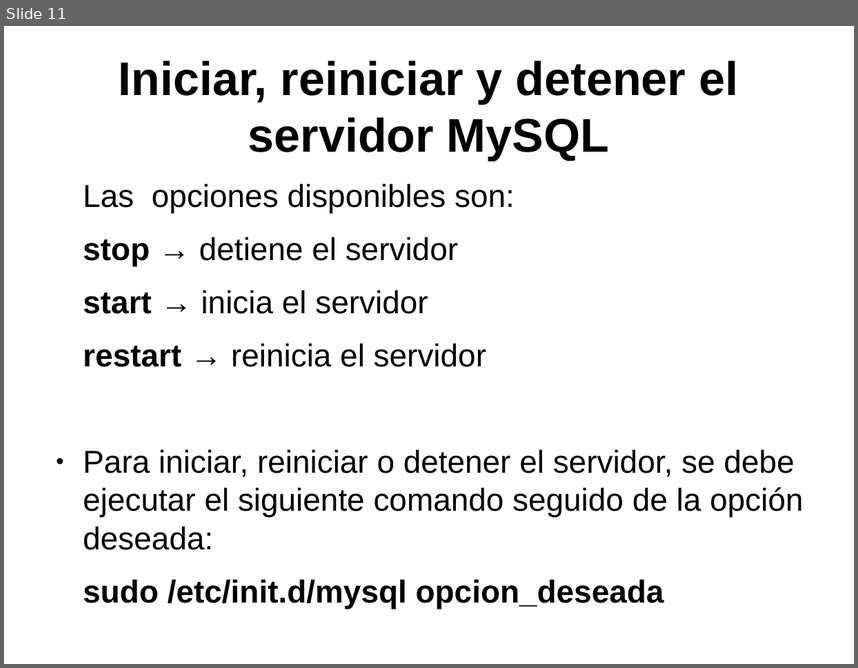
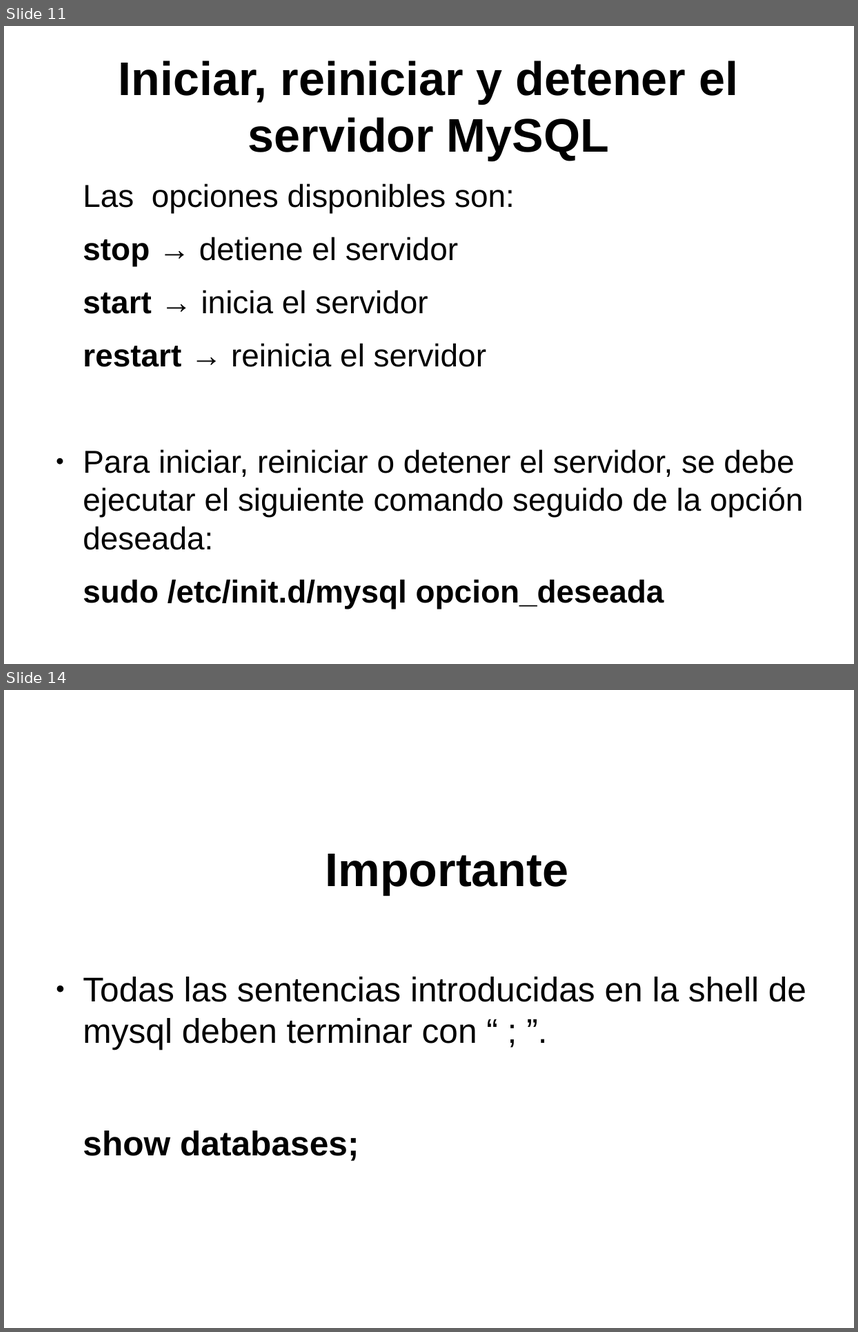
Before and after one commit to psicobyte/CursoPythonAvanzado, a slide deck: BaseDeDatosPython.odp. Shown one above the other, each under a label of ours: slide 11 before the commit, slides 11 and 14 after it; the slides between them are not shown. The pictures are 858x668 and 858x1332 pixels, drawn with LibreOffice and Linux fonts; fonts in the diff are those of the drawing. Boxes give left, top, right and bottom in pixels: in the first picture for what was removed or moved away, otherwise in the second. Text is boxed around its words. In the diff, an @@ line names an element or a change of style, - is before the commit and + after.

```diff
--- a/BaseDeDatosPython.odp
+++ b/BaseDeDatosPython.odp
@@ slide 14 added at (4,690,854,1328), background #FFFFFF @@
@@ text added at (83,854,806,1161), 32 pt, text #000000 @@
+Importante
+● Todas las sentencias introducidas en la shell de mysql deben terminar con “ ; ”.
+show databases;
```
Also in this commit, not shown: 14 other slides added, 1 other file.
